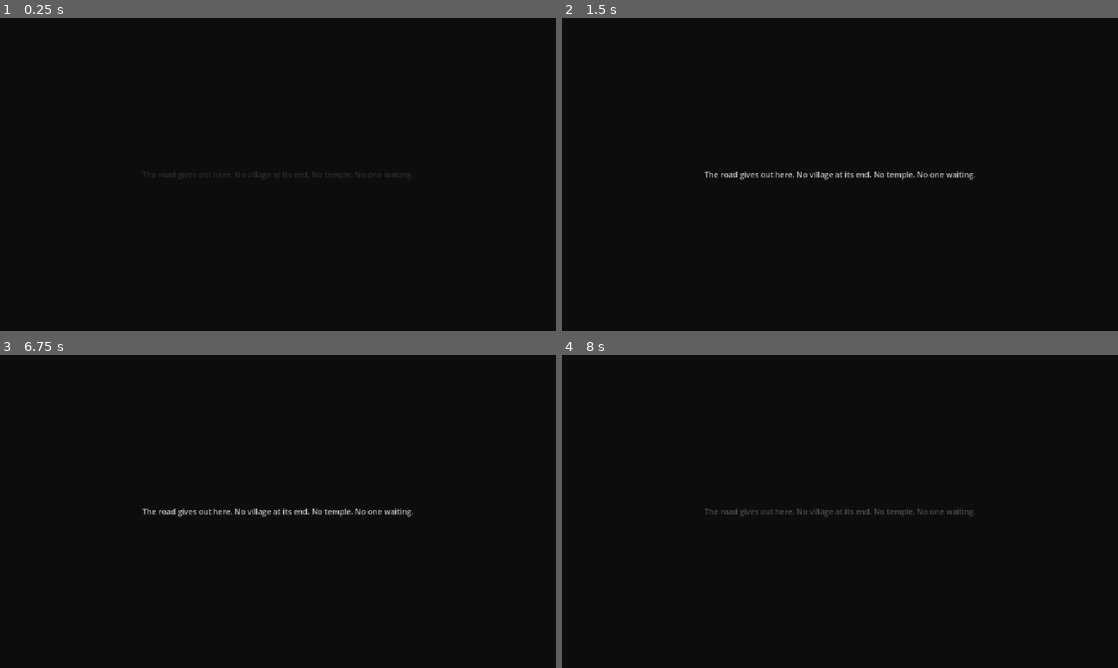
Above: before the commit, frames 1-4 (two rows, left to right).
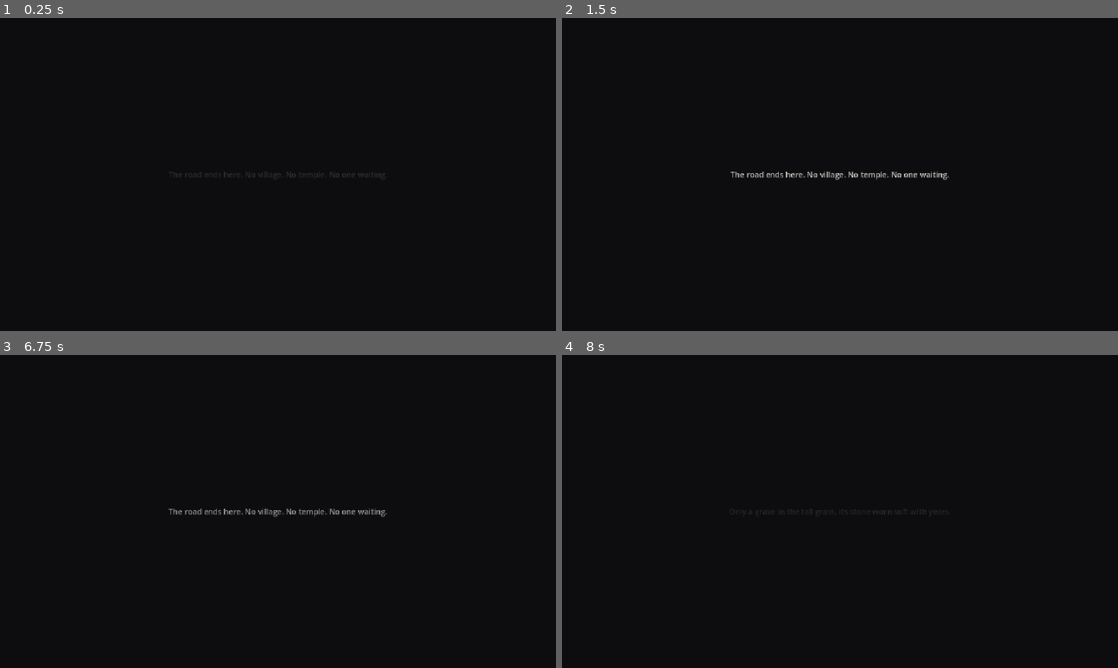
Above: after the commit, the same moments.

Repository: 01Akshaj-Maker/The-Last-Ronnin
Game: Godot game, scene res://scenes/ending/Ending.tscn
Two runs of this game, one before a commit and one after it. Both use one fixed random seed, a clock stepped at 60 frames per second and the inputs below. This scene is started directly instead of the project's main scene.
Inputs (mouse positions are in pixels of both pictures, inside the frame that each line leads up to):
- Up to frame 1 (0.25 s): no input
- Up to frame 2 (1.5 s): tap Enter (ui_accept) at 0.5, 0.77 s; move the mouse to (962, 158) at 0.52 s; hold D (move_right) 0.53-1.25 s; hold E (interact) 0.53-1.25 s; click (962, 158) at 0.67 s; drag from (728, 190) to (812, 237) at 1.27 s
- Up to frame 3 (6.75 s): tap Enter (ui_accept) at 2, 2.75, 3.5, 3.77, 4.25, 5 s; move the mouse to (333, 442) at 2.02 s; hold D (move_right) 2.03-2.75 s; tap C at 2.1 s; drag from (250, 574) to (111, 464) at 2.77 s; move the mouse to (444, 558) at 3.52 s; hold A (move_left) 3.53-4.25 s; tap H at 3.6 s; drag from (111, 464) to (194, 433) at 4.27 s; move the mouse to (305, 511) at 5.02 s; hold S (move_down) 5.03-5.75 s; tap J at 5.1 s; click (305, 511) at 5.17 s; drag from (194, 433) to (166, 527) at 5.77 s; move the mouse to (400, 495) at 6.52 s; hold W (move_up) from 6.53 s (still down); tap L at 6.6 s
- Up to frame 4 (8 s): tap Enter (ui_accept) at 6.77 s; release W (move_up) at 7.25 s; drag from (728, 527) to (812, 574) at 7.27 s

The runs differ from the first frame. In frame 1, less than 0.1% of the frame differs, in the area x 25-74%, y 49-52%; in frame 2, 0.6%, in the area x 25-75%, y 48-52%; in frame 3, 0.6%; in frame 4, 0.3%.

Commit message:
Tighten the later chapters and give the grave a finished ending with a final tally

Diff:
--- a/data/dialogue/bamboo_beggar.tres
+++ b/data/dialogue/bamboo_beggar.tres
@@ -8,18 +8,18 @@
 axis = "Mercy"
 comparator = ">="
 threshold = 2
-body = "You came up from the rainy village? Then you'll have heard of the rice-thief — the one who kept his hand. Word is a samurai showed him mercy at the crossroads instead of the magistrate. He came through here three days back, bound north, swore he'd steal no more. Small mercies travel farther than a man would think. Maybe farther than the man who gave them."
+body = "You came up from the rainy village? Then you'll have heard of the rice-thief who kept his hand. Word is a samurai spared him. He passed through three days back, bound north, swearing he'd steal no more. Small mercies travel farther than the men who give them."
 
 [sub_resource type="Resource" id="variant_killed"]
 script = ExtResource("3")
 axis = "Mercy"
 comparator = "<="
 threshold = -1
-body = "You came up from the rainy village? Then maybe you p …(71 unchanged characters)… f rice — and a one-handed man can't work nor beg. They found him in a ditch a mile north, cold as the law that killed him. The road remembers that sort of thing. It remembers everything, this road."
+body = "You came up from the rainy village? Then maybe you p …(71 unchanged characters)… f rice — and a one-handed man can't work. They found him in a ditch a mile north, cold as the law that killed him."
 
 [resource]
 script = ExtResource("1")
 speaker = "Beggar Beneath the Bamboo"
-body = "Spare a coin? No — you've the look of a man with nothing to spare but distance. We're alike, then, you and I. The road uses us both and thanks neither. Sit a while, if you like. The bamboo keeps the wind off the dead."
+body = "Spare a coin? No — you've nothing to spare but distance. We're alike, then, you and I. The road uses us both and thanks neither."
 variants = [SubResource("variant_spared"), SubResource("variant_killed")]
 choices = []
--- a/data/dialogue/bamboo_bell.tres
+++ b/data/dialogue/bamboo_bell.tres
@@ -5,6 +5,6 @@
 [resource]
 script = ExtResource("1")
 speaker = "Among the Reeds"
-body = "A small bronze prayer bell, green with age, snagged low in the reeds. You lift it and it rings once — clear, and unbearably sad. Somewhere close, a grieving voice would know that sound anywhere."
+body = "A small bronze prayer bell, green with age, tangled in the reeds. You lift it and it rings once — clear, and sad. Somewhere close, someone would know that sound anywhere."
 variants = []
 choices = []
--- a/data/dialogue/bamboo_helm.tres
+++ b/data/dialogue/bamboo_helm.tres
@@ -5,6 +5,6 @@
 [resource]
 script = ExtResource("1")
 speaker = "Rusted Helm"
-body = "A soldier's helm, half-swallowed by moss, a dent in the crown where the blow came down. No bones beneath it — the bamboo has taken everything softer, and kept the iron. This quiet forest has been a battlefield before. It hides its dead well."
+body = "A soldier's helm, half-swallowed by moss, dented where the blow came down. No bones beneath it. This quiet forest was a battlefield once — it hides its dead well."
 variants = []
 choices = []
--- a/data/dialogue/bamboo_mother.tres
+++ b/data/dialogue/bamboo_mother.tres
@@ -9,7 +9,7 @@
 axis = "Mercy"
 comparator = ">="
 threshold = 2
-body = "Word of you came up the road before you did, samurai — a gentle hand, they said, for a man who carries a sword. I had stopped believing such men were left. And now you bring me his bell. Sit. Please. Just a moment."
+body = "Word of you came up the road ahead of you — a gentle hand, they said, for a man with a sword. I had stopped believing such men were left. And now you bring me his bell. Sit. Please."
 
 [sub_resource type="Resource" id="choice_stay"]
 script = ExtResource("2")
@@ -18,7 +18,7 @@
 "Mercy": 2,
 "Selflessness": 1
 }
-reply = "She closes both hands around the little bell and weeps, and you stay — a stranger's quiet the only comfort you have to give. When at last she looks up, the road feels a fraction lighter on your shoulders, its weight set down somewhere you cannot name."
+reply = "She closes both hands around the bell and weeps, and you stay — a stranger's quiet the only comfort you have. When she looks up at last, the road feels a little lighter on your shoulders."
 
 [sub_resource type="Resource" id="choice_go"]
 script = ExtResource("2")
@@ -27,11 +27,11 @@
 "Honor": 1,
 "Attachment": -1
 }
-reply = "She folds her fingers over the bell and nods, almost soldier to soldier. \"Go on, then. You've your road, and mine ends here, with him.\" The bow you give her is the closest thing to a prayer you still remember."
+reply = "She folds her fingers over the bell and nods, almost soldier to soldier. \"Go on, then. You've your road, and mine ends here, with him.\" The bow you give her is the closest thing to a prayer you remember."
 
 [resource]
 script = ExtResource("1")
 speaker = "Mother at the Wayside Shrine"
-body = "My boy went to the war with a prayer bell on his belt, so I would hear him coming home. I never did. Forgive an old woman — for a breath, in this green light, you had his look. The ones who don't come back all have it. You found it, didn't you. His bell. I can see it in your hand."
+body = "My boy went to war with a prayer bell on his belt, so I would hear him coming home. I never did. Forgive me — for a moment, you had his look. The ones who don't come back all have it. You found his bell, didn't you. I can see it in your hand."
 variants = [SubResource("variant_gentle")]
 choices = [SubResource("choice_stay"), SubResource("choice_go")]
--- a/data/dialogue/bamboo_shrine.tres
+++ b/data/dialogue/bamboo_shrine.tres
@@ -5,6 +5,6 @@
 [resource]
 script = ExtResource("1")
 speaker = "War-Dead Shrine"
-body = "A stone crowded with names, carved small to fit the fallen of one bad year. Your fingers move down the rows without your bidding — and stop. One name near the bottom, where the moss has not yet reached. You do not read it. You already know the shape of it, the way a hand knows its own."
+body = "A stone crowded with the names of the war dead. Your fingers move down the rows on their own — and stop, near the bottom. You do not read the name. Somehow, you already know it."
 variants = []
 choices = []
--- a/data/dialogue/snow_cairn.tres
+++ b/data/dialogue/snow_cairn.tres
@@ -5,6 +5,6 @@
 [resource]
 script = ExtResource("1")
 speaker = "Trail Cairn"
-body = "A cairn of stacked stones, half-drowned in a drift — a marker, left by pilgrims who climbed here when the world was younger and the war was still unthinkable. It points the way on: more snow, more wind, more up. Someone once believed this road led somewhere worth the climbing. Up here, with the cold in your bones and the peak still above you, you find you have to believe it too."
+body = "A cairn of stacked stones, half-drowned in a drift — left by pilgrims who climbed here long before the war. It points the way on: more snow, more wind, more up. Someone once believed this road led somewhere worth the climb. Up here, you find you have to believe it too."
 variants = []
 choices = []
--- a/data/dialogue/snow_footprints.tres
+++ b/data/dialogue/snow_footprints.tres
@@ -5,6 +5,6 @@
 [resource]
 script = ExtResource("1")
 speaker = "The Slope Below"
-body = "You stop, and turn to see how far the climb has carried you. The mountainside falls away beneath you — smooth, white, and utterly unbroken. No trail. No tracks. Not one footprint to say a man passed this way, though you have been climbing since the bamboo. The snow lies as if it never felt your weight at all. As if you had none to give. You look, for a long moment, at your own two hands — and you do not let yourself finish the thought."
+body = "You turn to see how far you've climbed. The slope falls away beneath you — smooth, white, unbroken. No trail. No tracks. Not one footprint, though you've been climbing since the bamboo. The snow lies as if it never felt your weight. As if you had none to give. You look at your own two hands — and you do not let yourself finish the thought."
 variants = []
 choices = []
--- a/data/dialogue/snow_rival.tres
+++ b/data/dialogue/snow_rival.tres
@@ -10,7 +10,7 @@
 "Honor": 3,
 "Mercy": 2
 }
-reply = "You kneel. The stroke is quick and clean — kinder than the war ever was to either of you. His breath leaves him like a man setting down a weight he has carried too far. Whatever he was, he dies an enemy no longer: only a soldier, gone home a little ahead of you."
+reply = "You kneel. The stroke is quick and clean — kinder than the war ever was. His breath leaves him like a man setting down a weight carried too far. He dies an enemy no longer — only a soldier, gone home a little ahead of you."
 
 [sub_resource type="Resource" id="choice_cold"]
 script = ExtResource("2")
@@ -19,11 +19,11 @@
 "Attachment": 3,
 "Mercy": -2
 }
-reply = "You turn your back. Behind you the ragged breathing goes on a while, then thins, then stops, and the snow keeps falling on you both the same. The war has its last word after all. Strange — you thought it would sound like something more than this."
+reply = "You turn your back. Behind you the breathing goes on a while, then thins, then stops. The snow falls on you both the same. The war has its last word — and it sounds like nothing at all."
 
 [resource]
 script = ExtResource("1")
 speaker = "A Fallen Enemy"
-body = "You know this face. Older, greyer, half-buried in snow — but you know it, from the wrong end of a hundred spears, in the war that ended everything you had. He is broken beyond any saving, and the cold is taking him slow. His eyes find you, and something in them is almost glad. \"So. They sent you, of all the ghosts they could have sent. Finish it, old enemy — or don't. I find, at the end, I no longer much care which.\""
+body = "You know this face — older, greyer, half-buried in snow, but you know it, from the wrong end of a hundred spears. He is broken beyond saving, and the cold is taking him slow. His eyes find you, almost glad. \"So. They sent you, of all the ghosts. Finish it, old enemy — or don't. At the end, I find I no longer care which.\""
 variants = []
 choices = [SubResource("choice_mercy"), SubResource("choice_cold")]
--- a/data/dialogue/snow_warden.tres
+++ b/data/dialogue/snow_warden.tres
@@ -8,18 +8,18 @@
 axis = "Mercy"
 comparator = ">="
 threshold = 3
-body = "The wind carries word, even this high, where little else can reach. They say a gentleness came down with you out of the rainy village and through the bamboo dark — a blade stayed at a crossroads, a grief you would not leave to weep alone. Small kindnesses, in a world that had forgotten the shape of them. Rare, in a man who carries a sword. Rarer still, up here. The dead remember kindness longer than the living trouble to, samurai. You would know that, perhaps, better than you think."
+body = "The wind carries word, even this high. They say a gentleness came down with you — a blade stayed at a crossroads, a grief you would not leave alone. Small kindnesses, from a man with a sword. The dead remember kindness longer than the living do, samurai. You would know that, perhaps, better than you think."
 
 [sub_resource type="Resource" id="variant_hard"]
 script = ExtResource("3")
 axis = "Mercy"
 comparator = "<="
 threshold = -1
-body = "The wind carries word, even this high. They say a hardness came down with you out of the rainy village and through the bamboo shade — the old law kept to its cruel letter, a griever left alone with her grief. Cold, the road names you. Cold as this pass, and as patient. The mountain does not mind the cold. It knows its own kind when they climb this far. Did you truly never wonder why the snow does not trouble you?"
+body = "The wind carries word, even this high. They say a hardness came down with you — the old law kept to its cruel letter, a griever left alone. Cold, the road names you. Cold as this pass. Did you truly never wonder why the snow does not trouble you?"
 
 [resource]
 script = ExtResource("1")
 speaker = "Warden of the Pass"
-body = "Few climb as high as this. Fewer still who are... all the way here. The wind pares a man down to what he truly is, and what stands in front of me presses no more weight into the snow than a cold thought does. You have the grey and distant look of the ones who cross outward, samurai — away from the world, not back toward it. When did you last feel the cold? When did you last need to eat, or to sleep, or to bleed? No — do not answer me. Some doors are kinder left closed a little while longer."
+body = "Few climb this high. Fewer still who are... all the way here. The wind pares a man down to what he truly is — and you press no more weight into the snow than a cold thought does. When did you last feel the cold, samurai? Or need to eat, or sleep, or bleed? No — don't answer. Some doors are kinder left closed a while longer."
 variants = [SubResource("variant_merciful"), SubResource("variant_hard")]
 choices = []
--- a/data/ending/grave_reveal.tres
+++ b/data/ending/grave_reveal.tres
@@ -4,7 +4,7 @@
 
 [resource]
 script = ExtResource("1")
-lines = PackedStringArray("The road gives out here. No village at its end. No temple. No one waiting.", "Only a grave, alone in the tall grass — its stone worn soft with weather, and with years.", "You kneel to read the name cut into the stone. Your hand goes still against it.", "It is your own.", "You fell in the war, samurai. A long time ago. The rain that never touched you, the road your feet already knew, the name you would not read — not riddles. Only the world, telling you gently, the whole long way home.")
+lines = PackedStringArray("The road ends here. No village. No temple. No one waiting.", "Only a grave in the tall grass, its stone worn soft with years.", "You kneel to read the name. Your hand goes still.", "It is your own.", "You fell in the war, samurai. Long ago. The rain that never touched you, the road your feet already knew — not riddles. Only the world, walking you home.")
 line_fade = 1.4
 line_hold = 2.4
 settle = 1.8
--- a/data/flow/bamboo_guide.tres
+++ b/data/flow/bamboo_guide.tres
@@ -5,12 +5,12 @@
 
 [sub_resource type="Resource" id="obj_find"]
 script = ExtResource("2")
-text = "Search the bamboo for whatever rings among the reeds."
+text = "Find what's ringing among the reeds."
 advance_on = "found_bell"
 
 [sub_resource type="Resource" id="obj_bring"]
 script = ExtResource("2")
-text = "Bring the bell to the woman at the wayside shrine."
+text = "Bring the bell to the woman at the shrine."
 advance_on = "talked_mother"
 
 [sub_resource type="Resource" id="obj_leave"]
@@ -20,6 +20,6 @@
 
 [resource]
 script = ExtResource("1")
-onboarding = PackedStringArray("The rain is behind you now. Only bamboo, and the green hush between the stalks.", "A small sound threads the green quiet — a bell, ringing somewhere among the stalks. Something here is lost, and it is still calling.")
+onboarding = PackedStringArray("The rain is behind you now. Only bamboo, and green quiet.", "A bell is ringing somewhere in the green. Something here is lost.")
 controls_hint = ""
 objectives = [SubResource("obj_find"), SubResource("obj_bring"), SubResource("obj_leave")]
--- a/data/flow/game_flow.tres
+++ b/data/flow/game_flow.tres
@@ -6,17 +6,17 @@
 [sub_resource type="Resource" id="ch_village"]
 script = ExtResource("2")
 scene_path = "res://scenes/world/Main.tscn"
-travel_text = "He walked on, and the rain thinned to mist. The road narrowed, the grey fields gave way to green — and the bamboo closed over him like water."
+travel_text = "He walked on, and the rain thinned to mist. The grey fields gave way to green, and the bamboo closed over him like water."
 
 [sub_resource type="Resource" id="ch_bamboo"]
 script = ExtResource("2")
 scene_path = "res://scenes/world/BambooForest.tscn"
-travel_text = "The bamboo fell away behind him, and the air went thin and white. The land tilted upward — stone, and then snow — toward the last cold shoulder of the mountains, where the world runs out of green and nearly out of sound."
+travel_text = "The bamboo fell away behind him, and the air went thin and white. The land tilted upward — stone, then snow — toward the last cold shoulder of the mountains, where the world runs nearly out of sound."
 
 [sub_resource type="Resource" id="ch_snow"]
 script = ExtResource("2")
 scene_path = "res://scenes/world/SnowMountain.tscn"
-travel_text = "He crested the pass and started down its far side, into a great and final quiet. The wind let go of him. The road ran on, level and grey, toward the place the message had named — and he knew, now, that he was nearly there."
+travel_text = "He crested the pass and started down the far side, into a great and final quiet. The wind let go of him. The road ran level and grey toward the place the message had named — and he knew, now, that he was nearly there."
 
 [resource]
 script = ExtResource("1")
--- a/data/flow/snow_guide.tres
+++ b/data/flow/snow_guide.tres
@@ -20,6 +20,6 @@
 
 [resource]
 script = ExtResource("1")
-onboarding = PackedStringArray("Higher than the birds now. Higher than the war ever reached. The cold at this height should be unbearable — should be. It is only quiet.", "One more climb, samurai. One more, and the long road runs out at last.")
+onboarding = PackedStringArray("Higher than the birds now. Higher than the war ever reached. The cold up here should be unbearable. It is only quiet.", "One more climb, samurai. One more, and the long road runs out at last.")
 controls_hint = ""
 objectives = [SubResource("obj_climb"), SubResource("obj_rival"), SubResource("obj_leave")]
--- a/scenes/ending/Ending.tscn
+++ b/scenes/ending/Ending.tscn
@@ -70,11 +70,19 @@
 autowrap_mode = 3
 text = "Here lies a ronin."
 
-[node name="Caption" type="Label" parent="Center/VBox"]
+[node name="StatsTitle" type="Label" parent="Center/VBox"]
 layout_mode = 2
 horizontal_alignment = 1
-modulate = Color(0.68, 0.68, 0.72, 1)
-text = "a still, grey quiet"
+modulate = Color(0.55, 0.55, 0.6, 1)
+theme_override_font_sizes/font_size = 13
+text = "— the measure of the road walked —"
+
+[node name="Stats" type="Label" parent="Center/VBox"]
+layout_mode = 2
+horizontal_alignment = 1
+modulate = Color(0.82, 0.8, 0.76, 1)
+theme_override_font_sizes/font_size = 17
+text = "Honor 0      Mercy 0      Attachment 0      Selflessness 0"
 
 [node name="Hint" type="Label" parent="Center/VBox"]
 layout_mode = 2
--- a/scripts/world/ending.gd
+++ b/scripts/world/ending.gd
@@ -27,7 +27,8 @@
 @onready var _particles: CPUParticles2D = $Particles
 @onready var _title_label: Label = $Center/VBox/Title
 @onready var _epitaph_label: Label = $Center/VBox/Epitaph
-@onready var _caption_label: Label = $Center/VBox/Caption
+@onready var _stats_title_label: Label = $Center/VBox/StatsTitle
+@onready var _stats_label: Label = $Center/VBox/Stats
 @onready var _hint_label: Label = $Center/VBox/Hint
 @onready var _reveal_label: Label = $Reveal
 
@@ -41,12 +42,14 @@
 	_particles.emitting = false
 	_title_label.modulate.a = 0.0
 	_epitaph_label.modulate.a = 0.0
-	_caption_label.modulate.a = 0.0
+	_stats_title_label.modulate.a = 0.0
+	_stats_label.modulate.a = 0.0
 	_hint_label.modulate.a = 0.0
 	_reveal_label.modulate.a = 0.0
 	# Assemble the epitaph now (from the counters), but keep it hidden until the reveal ends.
 	if epitaph != null:
 		_epitaph_label.text = epitaph.assemble()
+	_stats_label.text = _stats_summary()
 	_play_reveal()
 
 
@@ -81,9 +84,26 @@
 	tween.set_parallel(true)
 	tween.tween_property(_title_label, "modulate:a", 1.0, BLOOM_TIME)
 	tween.tween_property(_epitaph_label, "modulate:a", 1.0, BLOOM_TIME)
-	tween.tween_property(_caption_label, "modulate:a", 1.0, BLOOM_TIME)
 	await tween.finished
+	# The final tally of who he became fades in after the epitaph has settled (§3 counters,
+	# now shown as a closing measure of the road).
+	var ledger: Tween = create_tween()
+	ledger.set_parallel(true)
+	ledger.tween_property(_stats_title_label, "modulate:a", 1.0, 1.1)
+	ledger.tween_property(_stats_label, "modulate:a", 1.0, 1.1)
+	await ledger.finished
 	_arm_replay()
+
+
+## The four identity counters (Bible §3), shown at the very end as a plain tally of the life
+## just lived. Presentation only — the values were accumulated by the choices along the road.
+func _stats_summary() -> String:
+	return "Honor  %d        Mercy  %d        Attachment  %d        Selflessness  %d" % [
+		Identity.get_value("Honor"),
+		Identity.get_value("Mercy"),
+		Identity.get_value("Attachment"),
+		Identity.get_value("Selflessness"),
+	]
 
 
 ## Warmth of the life just lived. Mercy and selflessness read warm; attachment (clinging,
@@ -96,7 +116,8 @@
 func _apply_mood(mood: MoodData) -> void:
 	if mood == null:
 		return
-	_caption_label.text = mood.caption
+	# The mood's own caption text is intentionally not shown — the warm/cold light and the
+	# drifting blossoms/snow carry it, and the final tally speaks plainly instead.
 	_configure_particles(mood)
 	# Bloom the light in rather than snapping it on — the mood arriving with the epitaph.
 	var tween: Tween = create_tween()
